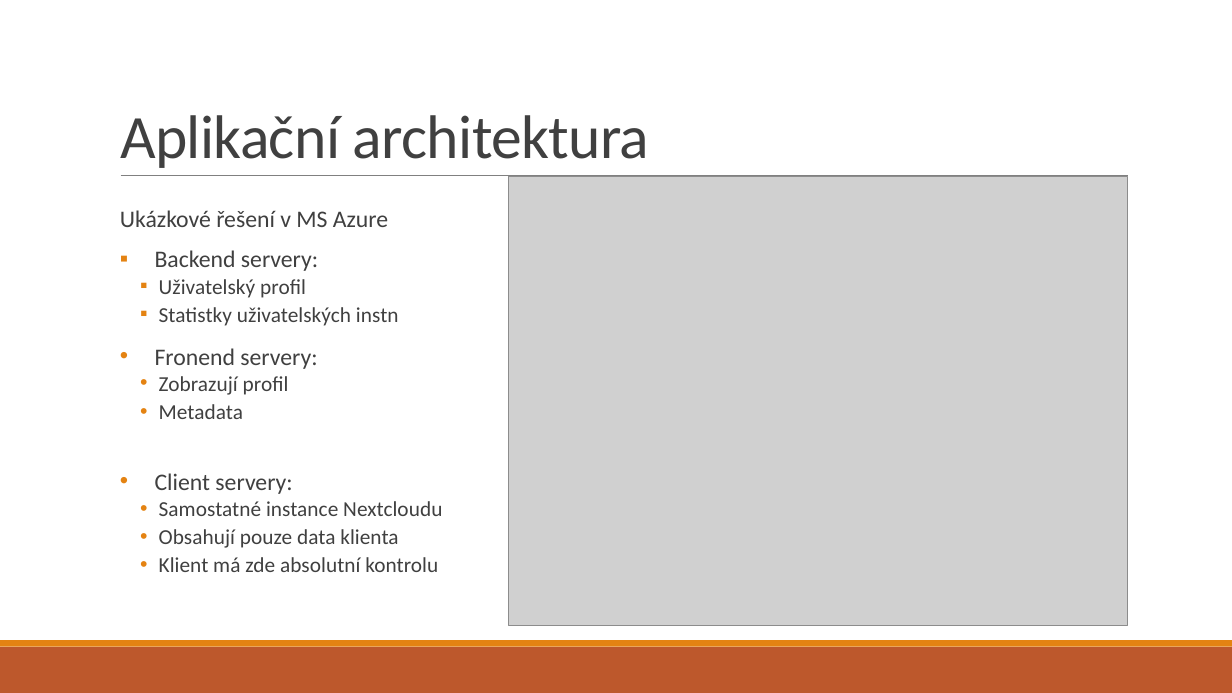
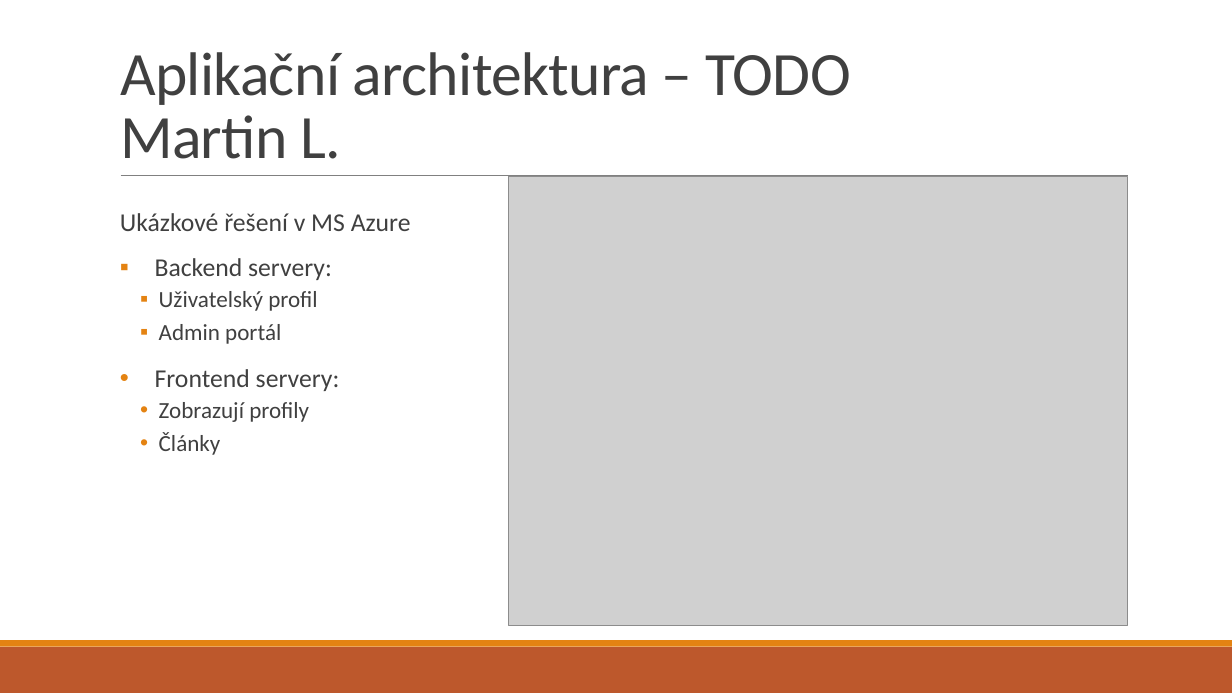
Before and after one commit to marlingocze/plutorsp, a slide deck: slide 5 of dokumenty/prezentace_rsp1.pptx. Drawn at 1232x693 pixels with LibreOffice and Linux fonts; fonts in the diff are those of the drawing; grey boxes stand for pictures. Boxes give left, top, right and bottom in pixels: in the first picture for what was removed or moved away, otherwise in the second. Text is boxed around its words. In the diff, an @@ line names an element or a change of style, - is before the commit and + after.

```diff
--- a/dokumenty/prezentace_rsp1.pptx
+++ b/dokumenty/prezentace_rsp1.pptx
@@ title at (120,52,851,159): text changed @@
-Aplikační architektura
+Aplikační architektura – TODO
+Martin L.
@@ text at (120,213,411,311): size 18.5 to 20 pt in "Ukázkové řešení v MS Azure", "Backend servery:"; size 16.6 to 18 pt in "Uživatelský profil"; line spacing 0.8 to 0.9 @@
@@ text at (155,324,340,455): text changed; size 16.6 to 18 pt @@
-  ▪ Statistky uživatelských instn
-• Fronend servery:
-  • Zobrazují profil
-  • Metadata
-• Client servery:
-  • Samostatné instance Nextcloudu
-  • Obsahují pouze data klienta
-  • Klient má zde absolutní kontrolu
+  ▪ Admin portál
+• Frontend servery:
+  • Zobrazují profily
+  • Články
```
Also in this commit, not shown: 3 other slides changed, 4 slides added, 3 other files.
